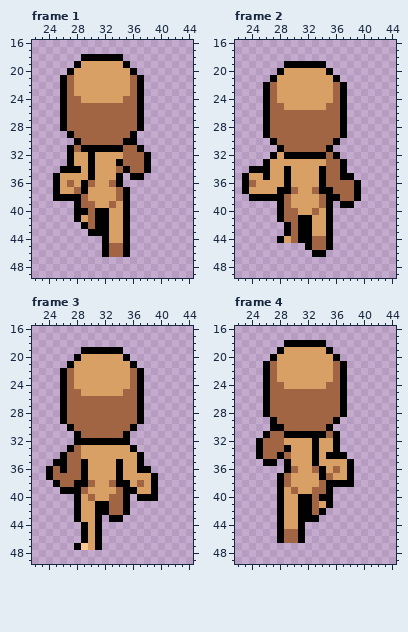
Pixel-art file: Pixel Crawler - Free Pack/Entities/Characters/Body_A/Animations/Run_Base/Run_Up.aseprite. Above is the file before it was changed.
64x64 pixels, 6 frames. Shown: frame 1: x 22..44, y 16..49; frame 2: x 22..44, y 16..49; frame 3: x 22..44, y 16..49; frame 4: x 22..44, y 16..49. The commit also changed other frames, which this record leaves out.
After the commit:
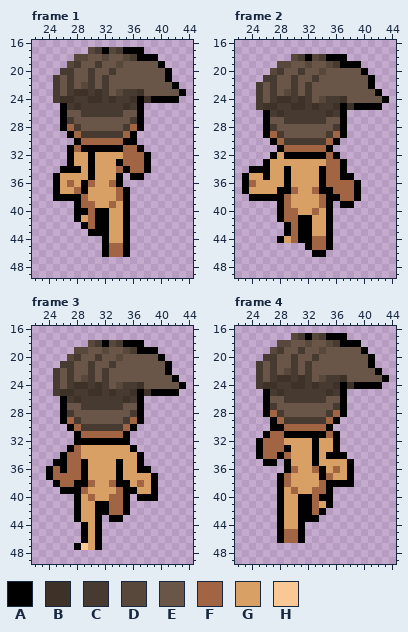
Palette (. is transparent): A #000000  B #3e3127  C #463a31  D #58483c  E #6a5648  F #a26543  G #d9a066  H #fac895
Diff:
layer "hair_style_1" added
Changed rows in their new state; - is an unchanged pixel.
Frame 1, layer "hair_style_1":
first column x 25:
17 -----DCADCAAA------
18 ---DDEEDEEDCAAA----
19 --DCEECEEDEEEEEA---
20 -CCEECEECEEEEEEEA--
21 CECEECECEEEEEEEEA--
22 CECEDCECEEEEEEEEEA-
23 CECBBCBCEDCCBEEEEEA
24 CBBCCBBCBCCB-BAAAA-
25 --CBCCCCCCBC-------
26 --EECCCCCCEE-------
27 --CEEEEEEEEC-------
28 ---CEEEEEEC--------
29 ----CCCCCC---------
Frame 2, layer "hair_style_1":
first column x 25:
18 -----DCADCAAA------
19 ---DDEEDEEDCAAA----
20 --DCEECEEDEEEEEA---
21 -CCEECEECEEEEEEEA--
22 CECEECECEEEEEEEEA--
23 CECEDCECEEEEEEEEEA-
24 CECBBCBCEDCCBEEEEEA
25 CBBCCBBCBCCB-BAAAA-
26 --CBCCCCCCBC-------
27 --EECCCCCCEE-------
28 --CEEEEEEEEC-------
29 ---CEEEEEEC--------
30 ----CCCCCC---------
Frame 3, layer "hair_style_1": the same change as frame 2
Frame 4, layer "hair_style_1": the same change as frame 1
Pixel boxes of the changes (left, top, right, bottom) in both pictures:
changed: (53, 47, 186, 138)
changed: (256, 54, 389, 145)
changed: (53, 340, 186, 431)
changed: (256, 333, 389, 424)
